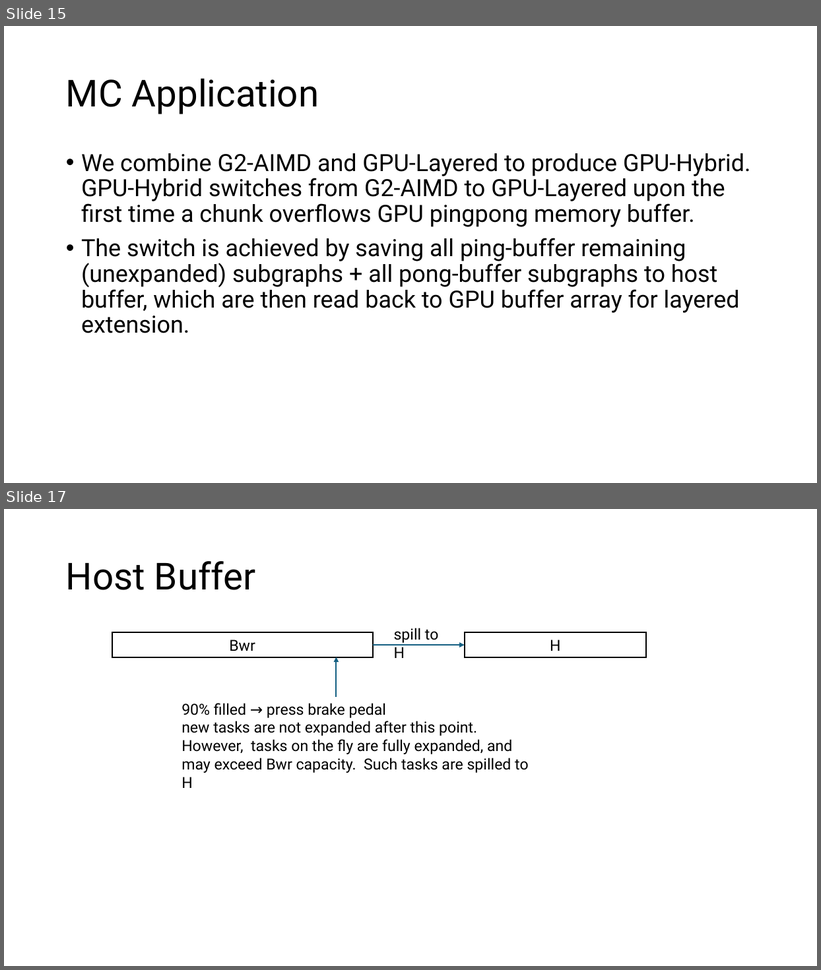
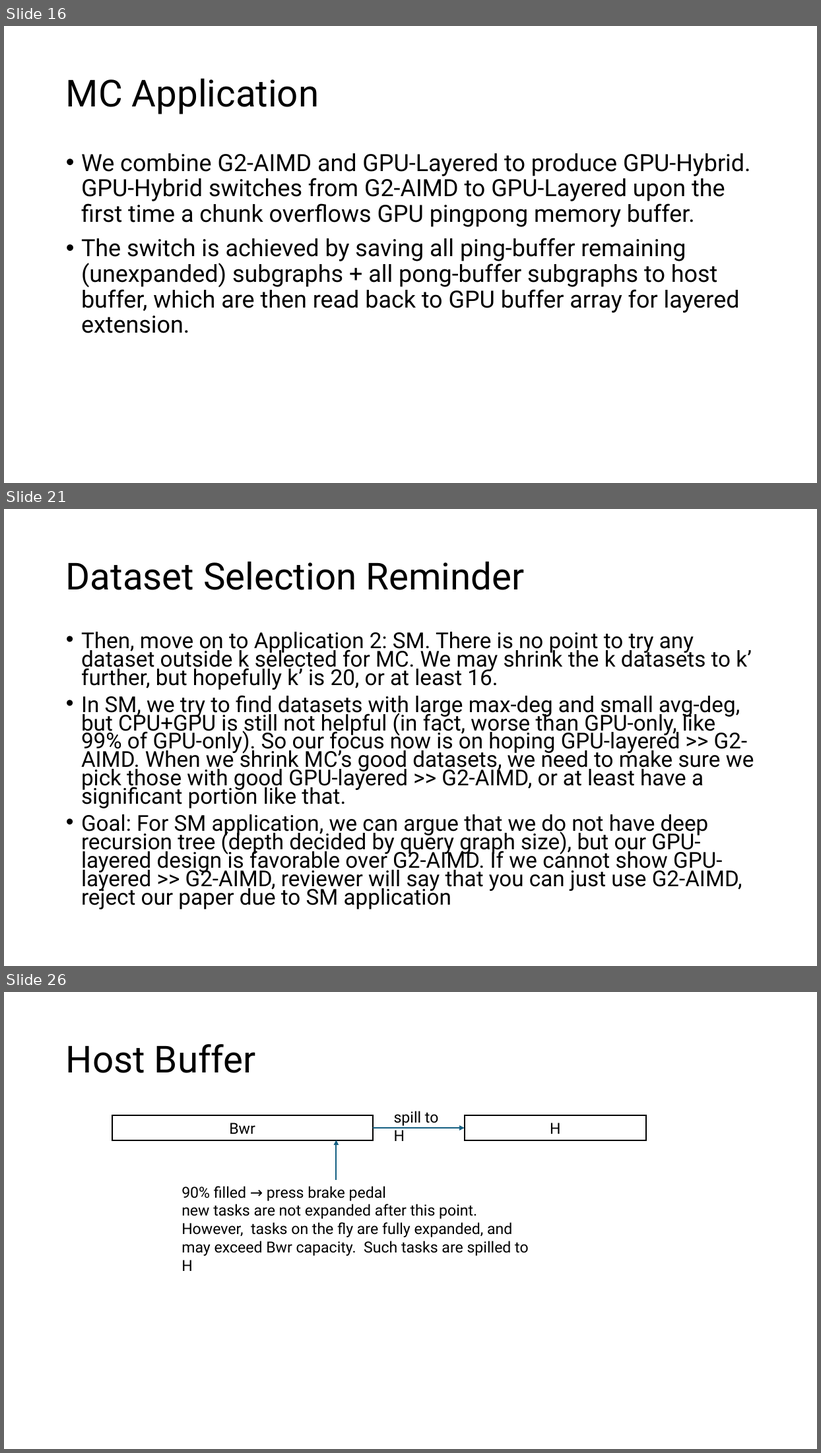
Before and after one commit to akhlaqueak/G-ThinkerCG, a slide deck: revision.pptx. Shown one above the other, each under a label of ours: slides 15 and 17 before the commit, slides 16, 21 and 26 after it; the slides between them are not shown. The pictures are 821x970 and 821x1453 pixels, drawn with LibreOffice and Linux fonts; fonts in the diff are those of the drawing. Boxes give left, top, right and bottom in pixels: in the first picture for what was removed or moved away, otherwise in the second. Text is boxed around its words. In the diff, an @@ line names an element or a change of style, - is before the commit and + after.

```diff
--- a/revision.pptx
+++ b/revision.pptx
@@ slide 21 added at bbox=[4, 509, 817, 966], background #FFFFFF @@
@@ title added at bbox=[66, 561, 524, 590], 44 pt, text #000000 @@
+Dataset Selection Reminder
@@ text added at bbox=[81, 632, 754, 910], 25.9 pt, text #000000 @@
+• Then, move on to Application 2: SM. There is no point to try any dataset outside k selected for MC. We may shrink the k datasets to k’ further, but hopefully k’ is 20, or at least 16.
+• In SM, we try to find datasets with large max-deg and small avg-deg, but CPU+GPU is still not helpful (in fact, worse than GPU-only, like 99% of GPU-only). So our focus now is on hoping GPU-layered >> G2-AIMD. When we shrink MC’s good datasets, we need to make sure we pick those with good GPU-layered >> G2-AIMD, or at least have a significant portion like that.
+• Goal: For SM application, we can argue that we do not have deep recursion tree (depth decided by query graph size), but our GPU-layered design is favorable over G2-AIMD. If we cannot show GPU-layered >> G2-AIMD, reviewer will say that you can just use G2-AIMD, reject our paper due to SM application
@@ what was slide 15 is now slide 16 @@
@@ what was slide 17 is now slide 26 @@
```
Also in this commit, not shown: 1 slide changed, 9 other slides added, 21 other files.
